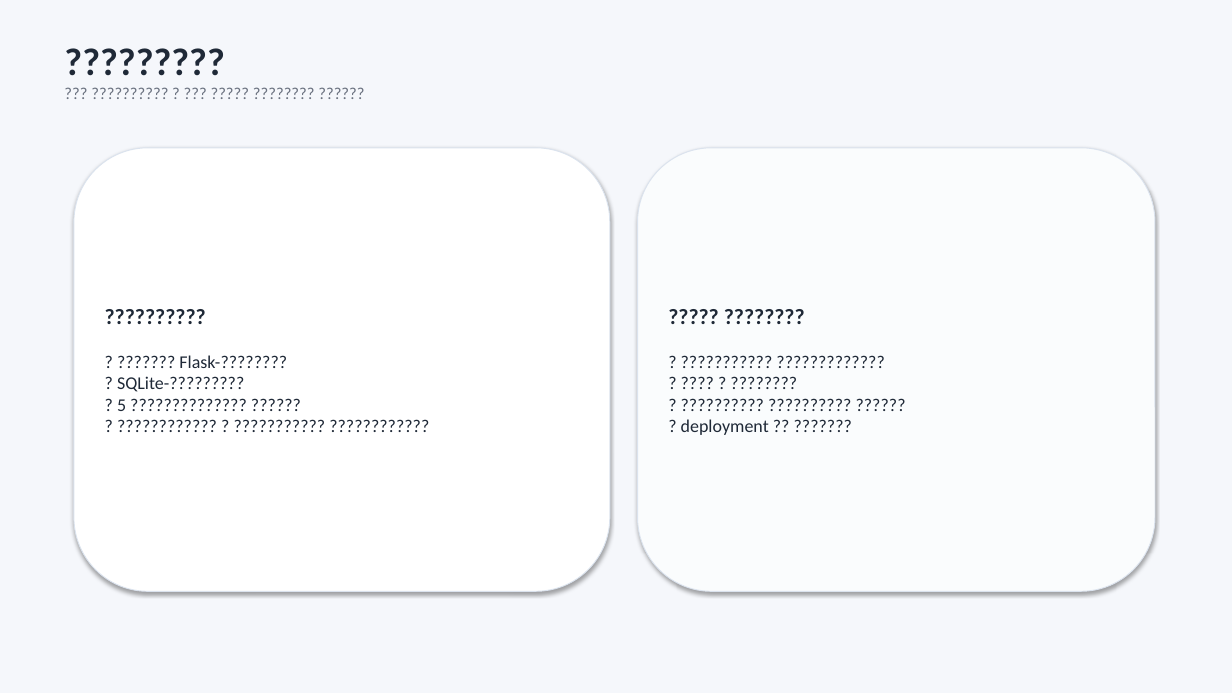
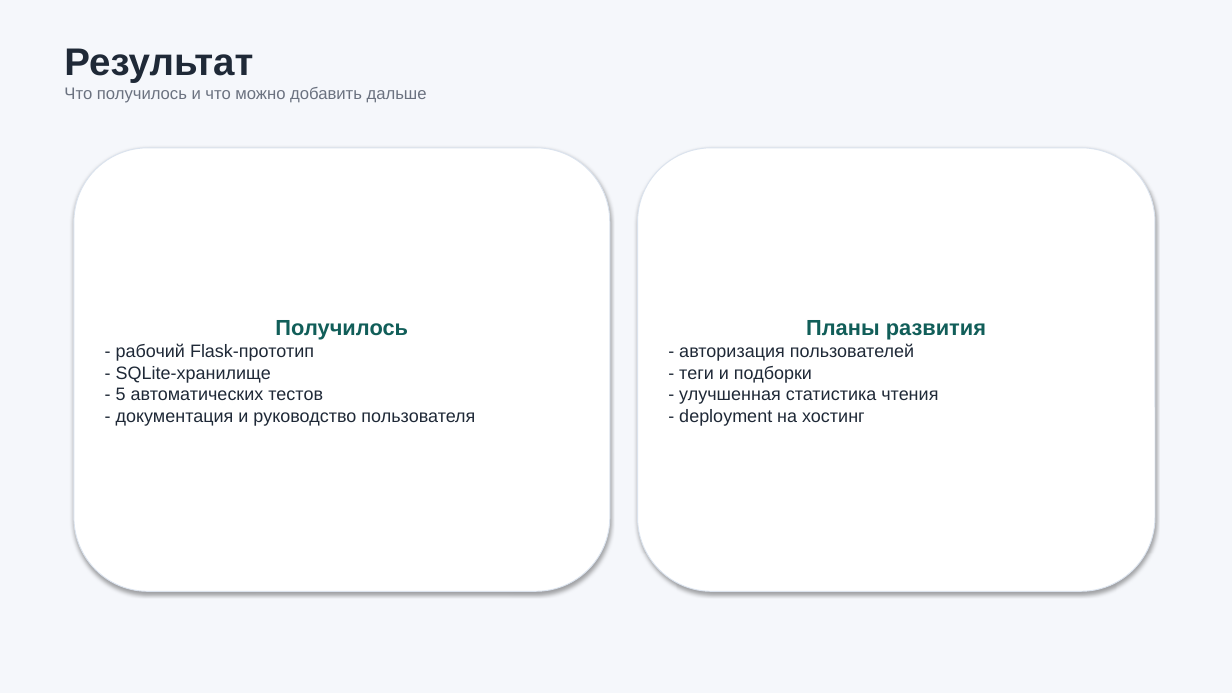
Before and after one commit to chikkopitch/book-tracker, a slide deck: slide 5 of presentation.pptx. Drawn at 1232x693 pixels with LibreOffice and Linux fonts; fonts in the diff are those of the drawing. Boxes give left, top, right and bottom in pixels: in the first picture for what was removed or moved away, otherwise in the second. Text is boxed around its words. In the diff, an @@ line names an element or a change of style, - is before the commit and + after.

```diff
--- a/presentation.pptx
+++ b/presentation.pptx
@@ text at (x1=64, y1=48, x2=427, y2=103): text changed; font Calibri to Arial @@
-?????????
-??? ?????????? ? ??? ????? ???????? ??????
+Результат
+Что получилось и что можно добавить дальше
@@ rounded rectangle "Планы развития" at (x1=638, y1=148, x2=1155, y2=592): fill #FAFCFD to #FFFFFF @@
@@ text in rounded rectangle at (x1=116, y1=320, x2=475, y2=426): text changed; font Calibri to Arial @@
-??????????
-? ??????? Flask-????????
-? SQLite-?????????
-? 5 ?????????????? ??????
-? ???????????? ? ??????????? ????????????
+Получилось
+- рабочий Flask-прототип
+- SQLite-хранилище
+- 5 автоматических тестов
+- документация и руководство пользователя
@@ text in rounded rectangle at (x1=679, y1=320, x2=986, y2=426): text changed; font Calibri to Arial @@
-????? ????????
-? ??????????? ?????????????
-? ???? ? ????????
-? ?????????? ?????????? ??????
-? deployment ?? ???????
+Планы развития
+- авторизация пользователей
+- теги и подборки
+- улучшенная статистика чтения
+- deployment на хостинг
```
Also in this commit, not shown: 3 other slides changed, 1 slide added, 1 slide removed.
